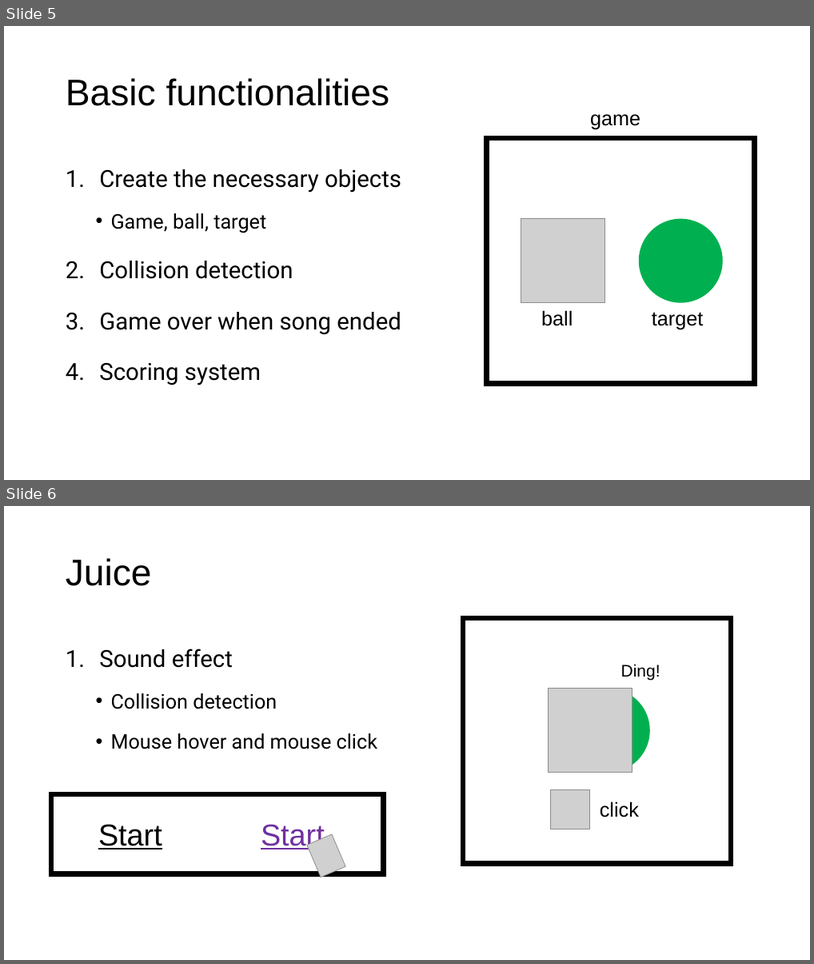
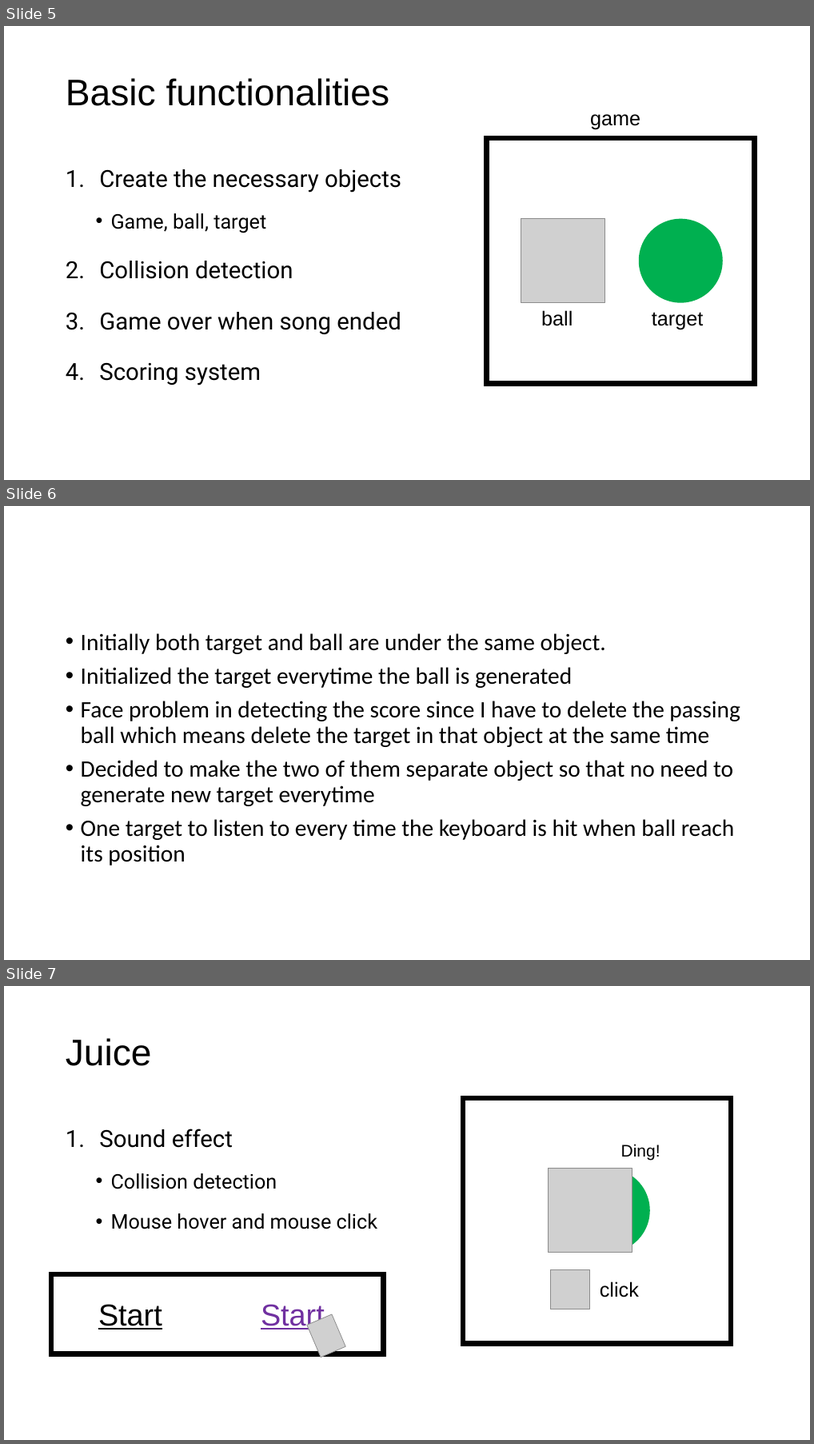
Before and after one commit to dheamariesta/dance-dance-revolution, a slide deck: Dance Dance Revolution.pptx. Shown one above the other, each under a label of ours: slides 5 and 6 before the commit, slides 5, 6 and 7 after it. The pictures are 814x964 and 814x1444 pixels, drawn with LibreOffice and Linux fonts; fonts in the diff are those of the drawing; grey boxes stand for pictures. Boxes give left, top, right and bottom in pixels: in the first picture for what was removed or moved away, otherwise in the second. Text is boxed around its words. In the diff, an @@ line names an element or a change of style, - is before the commit and + after.

```diff
--- a/Dance Dance Revolution.pptx
+++ b/Dance Dance Revolution.pptx
@@ slide 6 added at <box>4,506,810,960</box>, background #FFFFFF @@
@@ text added at <box>81,633,740,865</box>, 28 pt, text #000000 @@
+• Initially both target and ball are under the same object.
+• Initialized the target everytime the ball is generated
+• Face problem in detecting the score since I have to delete the passing ball which means delete the target in that object at the same time
+• Decided to make the two of them separate object so that no need to generate new target everytime
+• One target to listen to every time the keyboard is hit when ball reach its position
@@ what was slide 6 is now slide 7 @@
```
Also in this commit, not shown: 3 other slides added, 10 other files.
